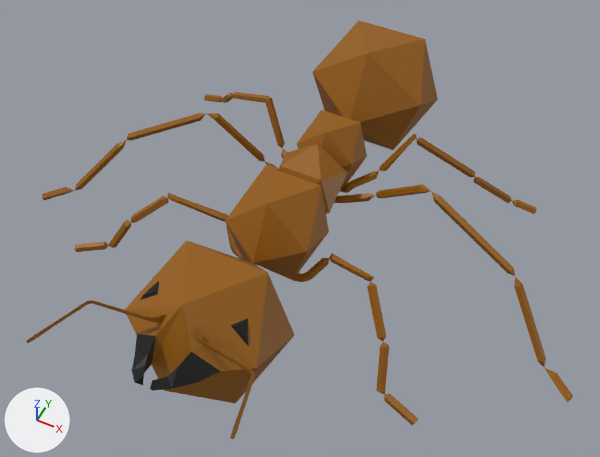
The Blender file mathCheese/Assets/Resources/Meshes/Mesh Masters/antFinal.blend: old version first, new version second.
Both versions are drawn from a camera (50 mm lens) standing at (3.42, -7.12, 9.85) and looking at (0.13, -0.55, 1.63). The axes (+X, +Y, +Z) are drawn at lower left. The lights are the same throughout.

In view in the first picture: 'Ant'.
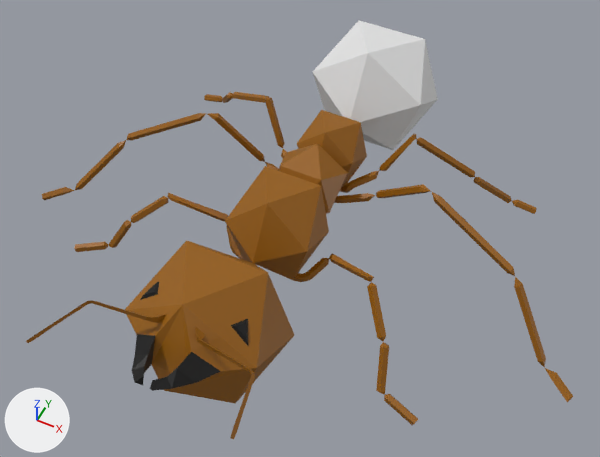
Pixel boxes [x1, y1, x2, y2] of what changed, in the pictures (600 x 457 px):
part 1 of me_icosphere_001, recoloured (brown to white): [313, 21, 438, 150] in both

What the commit changed:
Material 'Material' (mat_material) is new.
Its base color is (0.8, 0.8, 0.8) (white #e7e7e7).
me_icosphere_001 has 573 vertices, 691 faces and spans x -3.97..4.06, y -4.09..3.28, z 0.71..2.84.
me_icosphere_001 is used by ob_ant; location (0.0, 0.0, 0.0).
me_icosphere_001 part 1: all 20 faces centred in x -0.74..0.74, y 1.65..2.91, z 1.17..2.73 switch from mat_skin (brown #975e00) to mat_material (white #e7e7e7).
